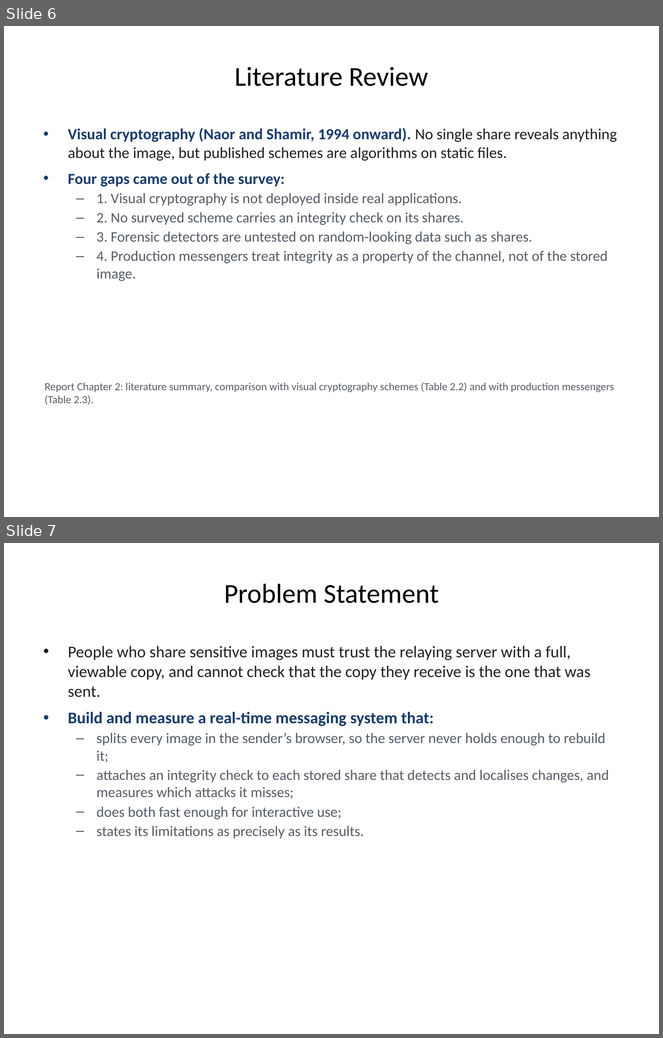
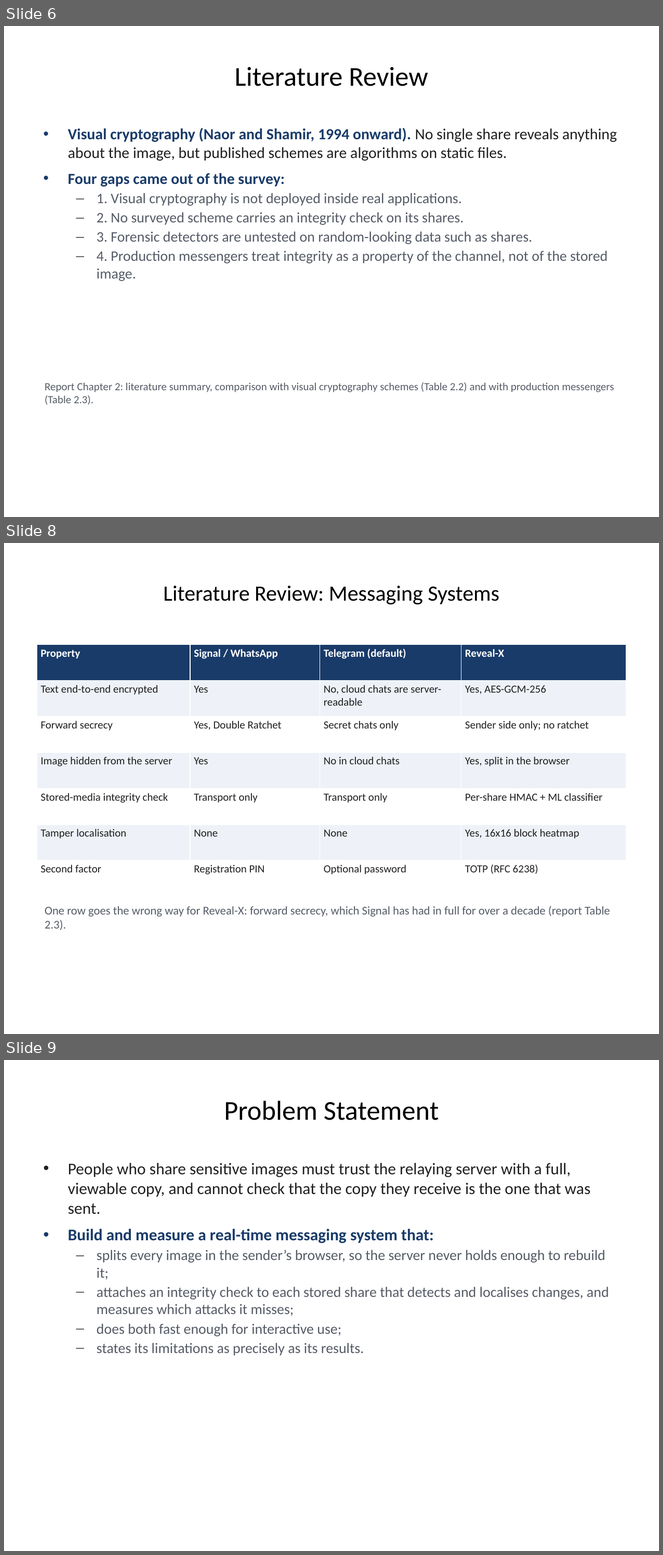
Before and after one commit to 1337PAIN/Reveal-X-chat, a slide deck: Reveal-X_FYP_Presentation.pptx. Shown one above the other, each under a label of ours: slides 6 and 7 before the commit, slides 6, 8 and 9 after it; the slides between them are not shown. The pictures are 663x1038 and 663x1555 pixels, drawn with LibreOffice and Linux fonts; fonts in the diff are those of the drawing; background and template pictures are left out. Boxes give left, top, right and bottom in pixels: in the first picture for what was removed or moved away, otherwise in the second. Text is boxed around its words. In the diff, an @@ line names an element or a change of style, - is before the commit and + after.

Commit message:
Extend the FYP presentation to 49 slides
Adds the report's comparison tables, layered architecture, STRIDE and
threat resistance model, the detector's features and datasets, the test
suite by area and test case TC-01, storage cost, the two integrity
layers, the classifier comparison, server/browser parity, Objective 9,
critical review, future recommendations, a reconstruction screenshot
and a conclusion.

```diff
--- a/Reveal-X_FYP_Presentation.pptx
+++ b/Reveal-X_FYP_Presentation.pptx
@@ slide 8 added at bbox=[4, 543, 659, 1034], background picture (left out) @@
@@ title added at bbox=[163, 586, 500, 605], 24 pt, text #000000 @@
+Literature Review: Messaging Systems
@@ table added at bbox=[37, 644, 626, 897], 7 rows, 4 columns @@
+Property | Signal / WhatsApp | Telegram (default) | Reveal-X
+Text end-to-end encrypted | Yes | No, cloud chats are server-readable | Yes, AES-GCM-256
+Forward secrecy | Yes, Double Ratchet | Secret chats only | Sender side only; no ratchet
+Image hidden from the server | Yes | No in cloud chats | Yes, split in the browser
+Stored-media integrity check | Transport only | Transport only | Per-share HMAC + ML classifier
+Tamper localisation | None | None | Yes, 16x16 block heatmap
+Second factor | Registration PIN | Optional password | TOTP (RFC 6238)
@@ text added at bbox=[45, 906, 610, 930], 13 pt, text #555B66 @@
+One row goes the wrong way for Reveal-X: forward secrecy, which Signal has had in full for over a decade (report Table 2.3).
@@ what was slide 7 is now slide 9 @@
```
Also in this commit, not shown: 17 other slides added, 1 other file.
